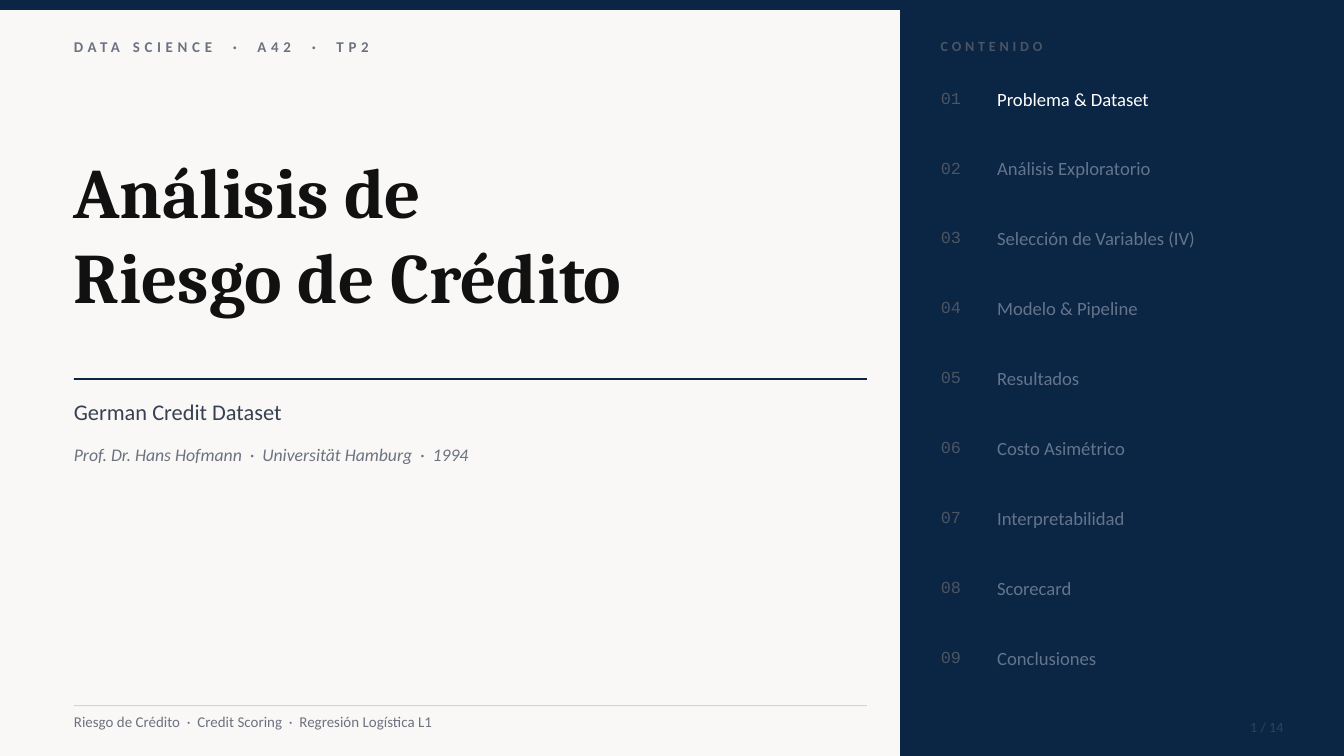
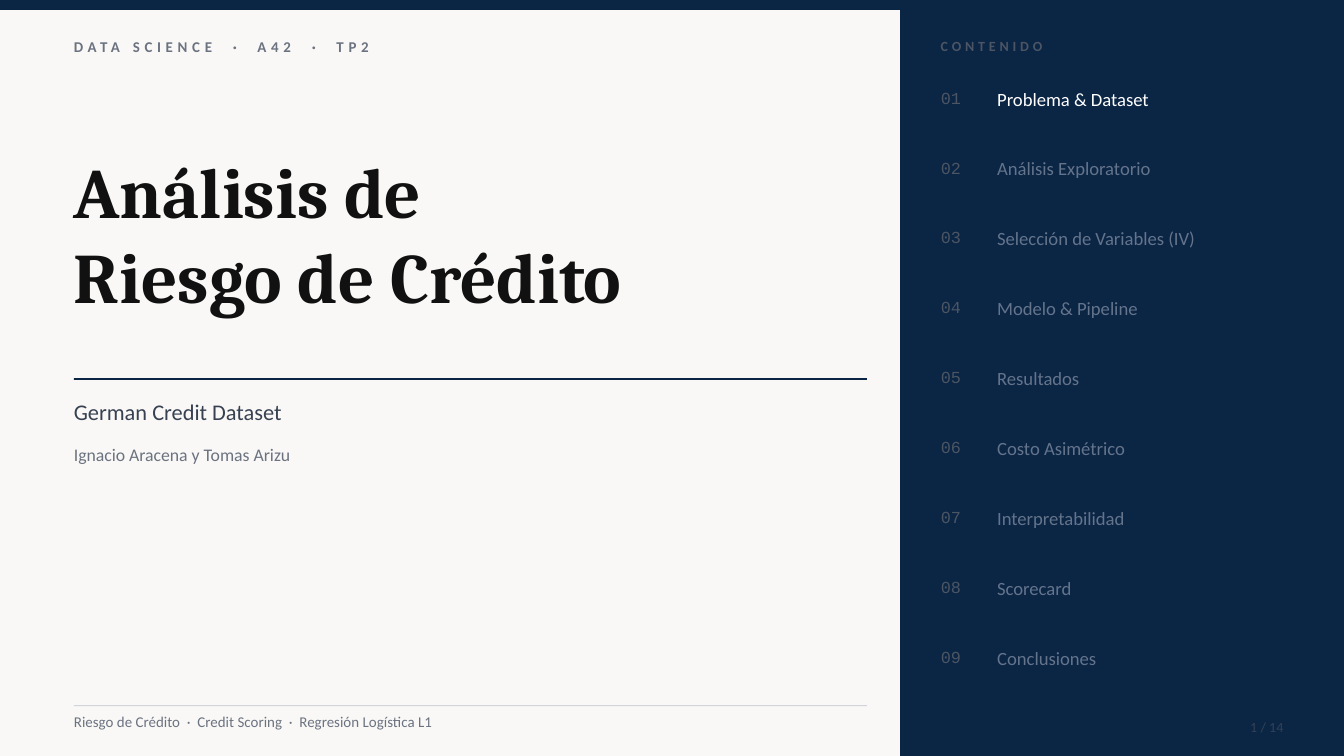
Before and after one commit to ignacio-aracena/Data-Science, a slide deck: slide 1 of Riesgo de crédito - TP2/tp2_riesgo_credito_gs.pptx. Drawn at 1344x756 pixels with LibreOffice and Linux fonts; fonts in the diff are those of the drawing. Boxes give left, top, right and bottom in pixels: in the first picture for what was removed or moved away, otherwise in the second. Text is boxed around its words. In the diff, an @@ line names an element or a change of style, - is before the commit and + after.

Commit message:
arreglo ppt

```diff
--- a/Riesgo de crédito - TP2/tp2_riesgo_credito_gs.pptx
+++ b/Riesgo de crédito - TP2/tp2_riesgo_credito_gs.pptx
@@ text at [74, 449, 291, 464]: text changed; italic off @@
-Prof. Dr. Hans Hofmann · Universität Hamburg · 1994
+Ignacio Aracena y Tomas Arizu
```
Also in this commit, not shown: 1 other file.
